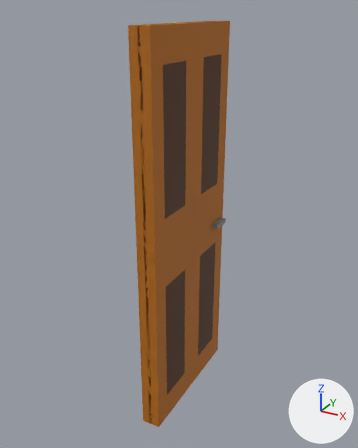
The FBX model SilentInTheDark/Assets/3DModels/Finished Assets/newDoor.fbx: old version first, new version second.
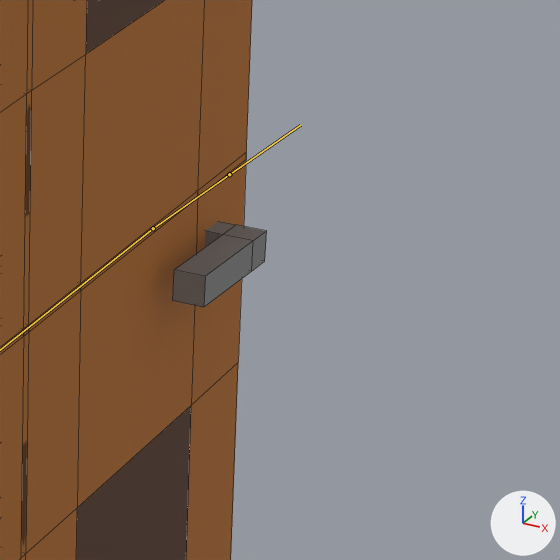
Old and new are each drawn whole from a camera (50 mm lens) standing at (1.11, -2.077, 2.066) and looking at (-0.031, -0.003, 1.028) and again close up on the part from 53% to 74% of the width and 42% to 59% of the height. The lights are fixed; the arrows at lower right show +X, +Y and +Z. The bones that bend it are drawn over the model as lines in the close-ups. The close-ups show mesh edges as thin lines.

The first close-up shows 'Door', 'Handle'.
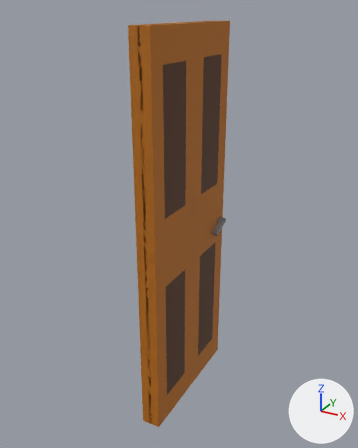
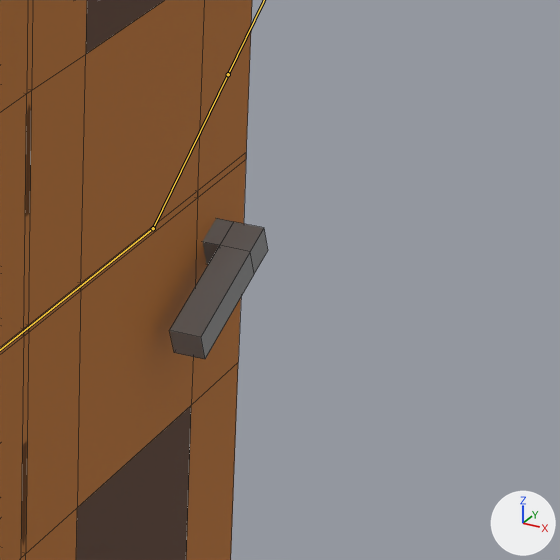
The newer file adds an action. The first version stands in its rest pose; the second is drawn at frame 21 of the action 'Armature|DoorKnob2'.

Pixel boxes [x1, y1, x2, y2] of what changed, in the close-ups (560 x 560 px):
'Handle.001', now drawn: after [170, 218, 268, 359]
'Handle', no longer drawn: before [173, 221, 267, 307]
bone 'Bone.001', root to tip: before (153, 228) to (229, 174); after (153, 228) to (228, 74)

The edits, one by one:
Bone 'Bone.001' (bone_bone_001) turns from (0, 0, 0) to (24, 0, 0) degrees about its own x, y and z.
